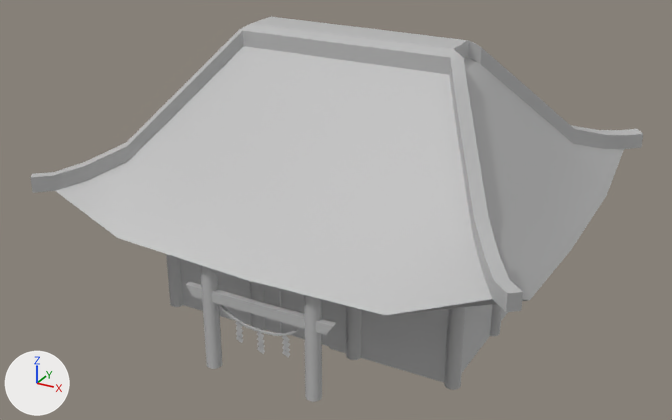
Before and after pictures for a commit that changed the FBX model Kool Kabuki Mask II/Assets/-Kool Kabuki Mask II-/Meshs/Temple.fbx.
Both versions are drawn from a 50 mm camera at (15.9, -30.5, 19.0) aimed at (-0.4, -0.9, 4.2). The lights are fixed; the arrows at lower left show +X, +Y and +Z. Where no turn or scale is listed for an object, it has been applied to the vertices.

The older version as bpy lines, for what is in view:
```python
me_mesh = bpy.data.meshes.new('Mesh')
me_mesh.from_pydata(...)  # 810 vertices, 580 faces; spans x -9.4..9.4, y -8.1..8.1, z -5.6..5.6
# faces by material slot: [424, 156]
me_mesh.materials.append(mat_lambert1)  # grey #bcbcbc
me_mesh.materials.append(mat_huse_initialshadinggroup1)  # grey #bcbcbc
ob_polysurface82 = bpy.data.objects.new('polySurface82', me_mesh)
ob_polysurface82.location = (0.0, 0.0, 5.61)
```
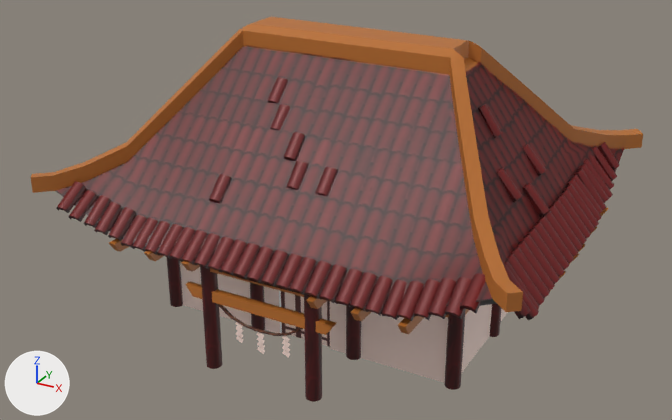
Pixel boxes [x1, y1, x2, y2] of what changed, in the pictures (672 x 420 px):
part 1 of me_mesh, added
    after: [181, 261, 200, 272]
part 2 of me_mesh, added
    after: [306, 296, 327, 309]
part 3 of me_mesh, added (brown)
    after: [57, 77, 620, 334]
part 4 of me_mesh, recoloured
    both: [30, 17, 643, 358]
part 5 of me_mesh, recoloured
    both: [167, 257, 508, 402]

The change, as a list of edits to the scene's bpy script:
```text
Add img_temple_colour_jpg:
    img_temple_colour_jpg = load_image('Temple_colour.jpg', '../Textures/Temple_colour.jpg', 2048, 2048, 'sRGB')
Add mat_temple1:
    mat_temple1 = principled_material('Temple1')
    mat_temple1.texture = img_temple_colour_jpg
Change me_mesh:
    used by ob_polysurface82; location = (0.0, 0.0, 5.61)
    remove me_mesh.from_pydata(...)  # 810 vertices, 580 faces; spans x -9.4..9.4, y -8.1..8.1, z -5.6..5.6
    add me_mesh.from_pydata(...)  # 2484 vertices, 2020 faces; spans x -9.4..9.4, y -8.1..8.1, z -5.6..5.6
    me_mesh part 1: the loose piece of 8 vertices spanning x -3.0..3.0, y -7.2..-7.0, z -2.8..-2.4 is copied, and the copy is turned 90 degrees about the z axis through its middle, then moved by (-2.5, 2.2, 1.3), in mat_temple1 (picture img_temple_colour_jpg); it spans x -2.6..-2.4, y -7.9..-1.8, z -1.6..-1.2
    me_mesh part 2: the loose piece of 8 vertices spanning x -3.0..3.0, y -7.2..-7.0, z -2.8..-2.4 is copied, and the copy is turned 90 degrees about the z axis through its middle, then moved by (2.5, 2.2, 1.1), in mat_temple1 (picture img_temple_colour_jpg); it spans x 2.4..2.6, y -7.9..-1.8, z -1.7..-1.3
    me_mesh part 3: 1656 vertices added at x -9.2..9.3, y -8.0..7.7, z -1.7..4.1
    me_mesh part 4: 424 faces spanning x -9.4..9.4, y -8.1..8.1, z -5.6..5.6 switch from mat_lambert1 (grey #bcbcbc) to mat_temple1 (picture img_temple_colour_jpg)
    me_mesh part 5: 154 faces spanning x -6.5..6.4, y -7.3..4.4, z -5.6..-0.8 switch from mat_huse_initialshadinggroup1 (grey #bcbcbc) to mat_temple1 (picture img_temple_colour_jpg)
```
